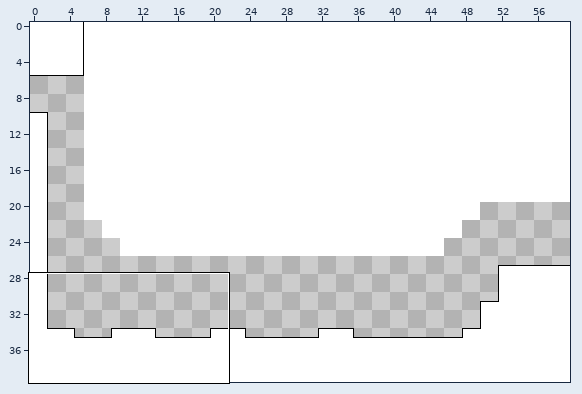
Two versions of a level (Tiled map, KoboldKit/PlatformerDemo/Resources/Demo/DemoSandbox.tmx). Above: a wide view before the commit, with the close-up outlined.
Close-up. Before the commit:
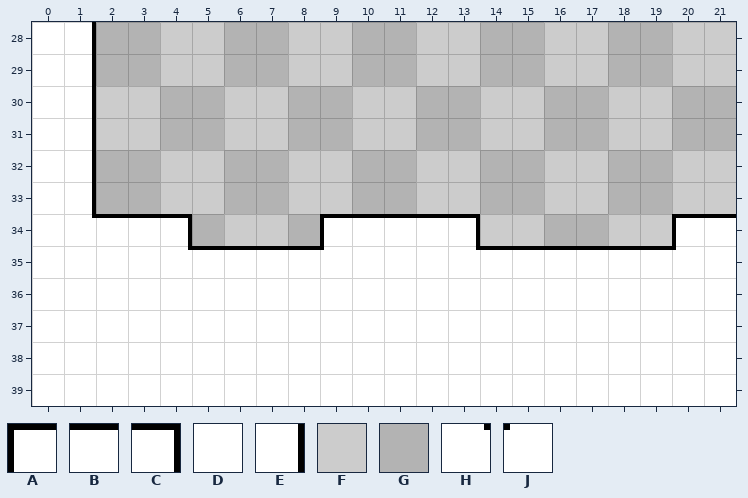
Cells are 16x16 px. Shown: x 0..21, y 28..39. The commit also changed other parts of the map, which this record leaves out.
Key: from "Tileset_Geometry_16x16": A 0, B 1, C 2, D 8, E 9, F 13, G 20, H 28, J 29.
_ is an empty cell.
Layer "background" before, first column x 0:
28 __GGFFGGFFGGFFGGFFGGFF
29 __GGFFGGFFGGFFGGFFGGFF
30 __FFGGFFGGFFGGFFGGFFGG
31 __FFGGFFGGFFGGFFGGFFGG
32 __GGFFGGFFGGFFGGFFGGFF
33 __GGFFGGFFGGFFGGFFGGFF
34 _____GFFG_____FFGGFF__
35 ______________________
36 ______________________
37 ______________________
38 ______________________
39 ______________________
Layer "mainlayer" before, first column x 0:
28 DE____________________
29 DE____________________
30 DE____________________
31 DE____________________
32 DE____________________
33 DE____________________
34 DHBBC____ABBBC______AB
35 DDDDHBBBBJDDDHBBBBBBJD
36 ______________________
37 ______________________
38 ______________________
39 ______________________
Now the later version:
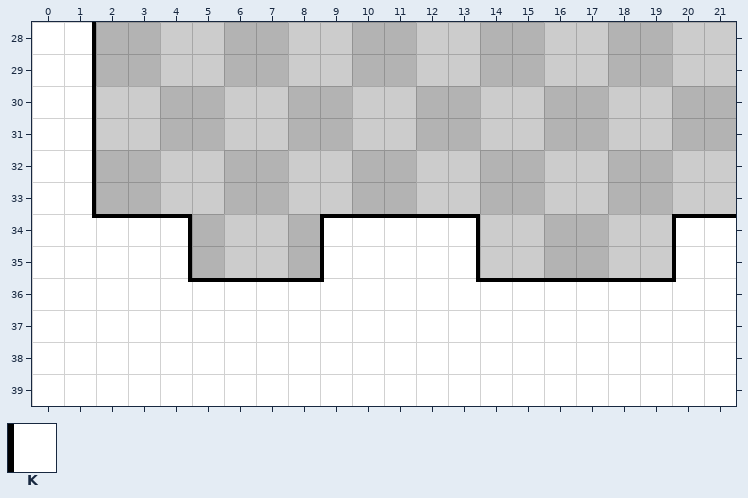
Further tiles: from "Tileset_Geometry_16x16": K 7.
Change:
Layer "background":
y 35: x 5..8 ____ -> GFFG; x 14..19 ______ -> FFGGFF
Layer "mainlayer":
y 35: x 4..9 HBBBBJ -> E____K; x 13..20 HBBBBBBJ -> E______K
y 36: x 4..9 ______ -> HBBBBJ; x 13..20 ________ -> HBBBBBBJ
Boxes around the changes in both close-ups, in picture pixels (x1, y1, x2, y2):
changed: (188, 246, 324, 282)
changed: (476, 246, 676, 282)
